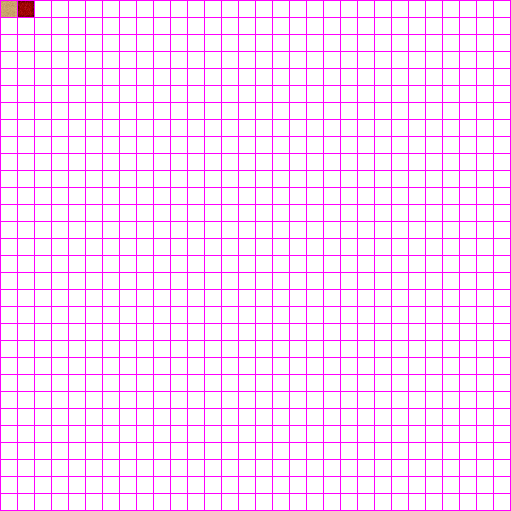
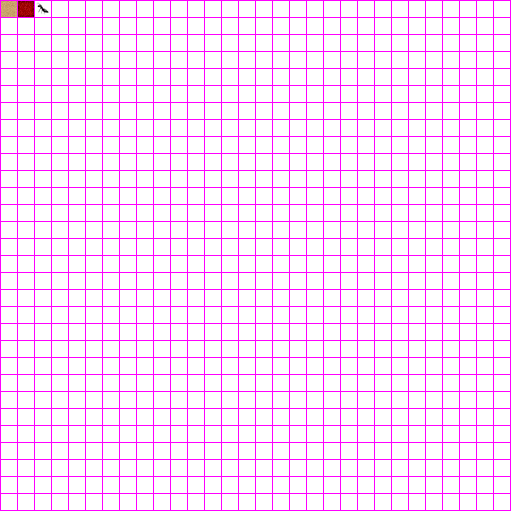
Revision of a layered w=511, h=511 image; what changed, layer by layer:
added group "Objects" with 1 layers above "CollisionLayer" over [36, 2, 49, 15]
added layer "Ant" in group "Objects" over [36, 2, 49, 15]
